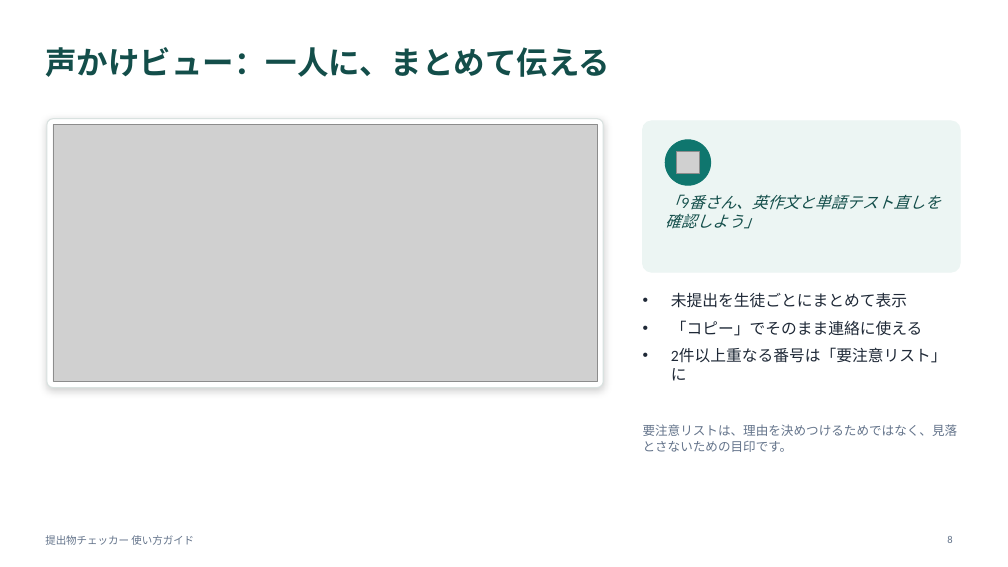
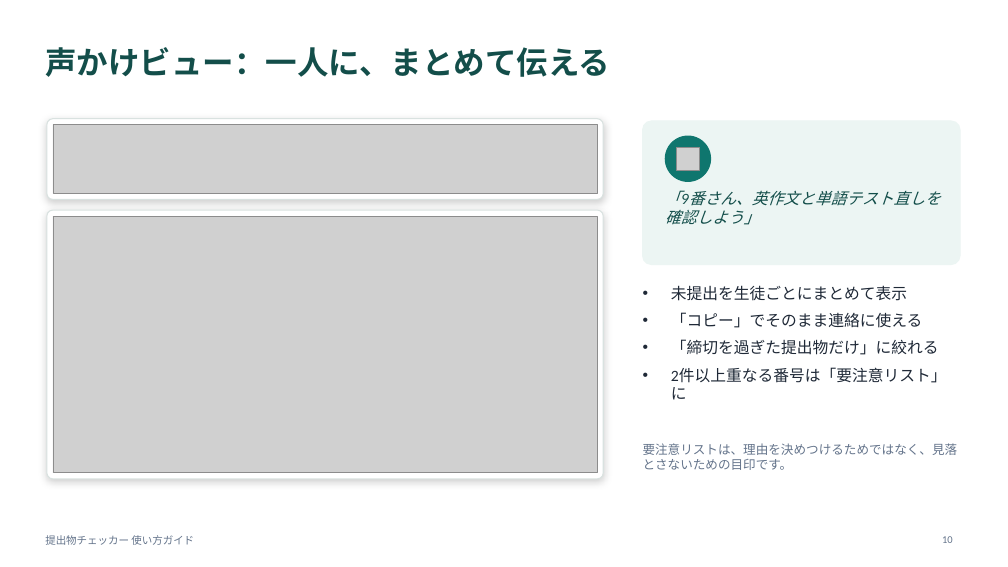
Before and after one commit to daharakazu-glitch/homework-checker, a slide deck: slide 10 of docs/提出物チェッカー_使い方ガイド.pptx (slide 8 before the commit). Drawn at 1008x567 pixels with LibreOffice and Linux fonts; fonts in the diff are those of the drawing; grey boxes stand for pictures. Boxes give left, top, right and bottom in pixels: in the first picture for what was removed or moved away, otherwise in the second. Text is boxed around its words. In the diff, an @@ line names an element or a change of style, - is before the commit and + after.

```diff
--- a/docs/提出物チェッカー_使い方ガイド.pptx
+++ b/docs/提出物チェッカー_使い方ガイド.pptx
@@ rounded rectangle: place and size @@
-rounded rectangle at (47,119,603,388)
+rounded rectangle at (47,119,603,200)
@@ rounded rectangle at (47,119,603,200): proportions changed @@
@@ picture: place and size @@
-picture at (53,125,597,382)
+picture at (53,125,597,194)
@@ rounded rectangle at (643,121,960,265): proportions changed @@
@@ rounded rectangle: place and size @@
-rounded rectangle at (643,121,960,272)
+rounded rectangle at (643,121,960,265)
@@ ellipse: place and size @@
-ellipse at (665,140,711,185)
+ellipse at (665,136,711,181)
@@ picture: place and size @@
-picture at (677,151,699,174)
+picture at (677,147,699,170)
@@ text "「9番さん、英作文と単語テスト直しを確認しよう」": place and size @@
-text "「9番さん、英作文と単語テスト直しを確認しよう」" at (665,194,941,229)
+text "「9番さん、英作文と単語テスト直しを確認しよう」" at (665,190,941,225)
@@ rounded rectangle added at (47,210,603,479), fill #FFFFFF, outline #D9E2E0 1 pt @@
@@ picture added at (53,216,597,473) @@
@@ text "未提出を生徒ごとにまとめて表示": place and size @@
-text "未提出を生徒ごとにまとめて表示" at (671,292,947,381)
+text "未提出を生徒ごとにまとめて表示" at (671,285,947,400)
@@ text at (671,339,939,355): paragraph added @@
+• 「締切を過ぎた提出物だけ」に絞れる
@@ text "要注意リストは、理由を決めつけるためではなく、見落とさないための目印です。": place and size @@
-text "要注意リストは、理由を決めつけるためではなく、見落とさないための目印です。" at (643,424,958,452)
+text "要注意リストは、理由を決めつけるためではなく、見落とさないための目印です。" at (643,443,958,470)
@@ page number at (942,536,953,543): text changed @@
-8
+10
```
Also in this commit, not shown: 11 other slides changed, 8 slides added, 1 slide removed.
